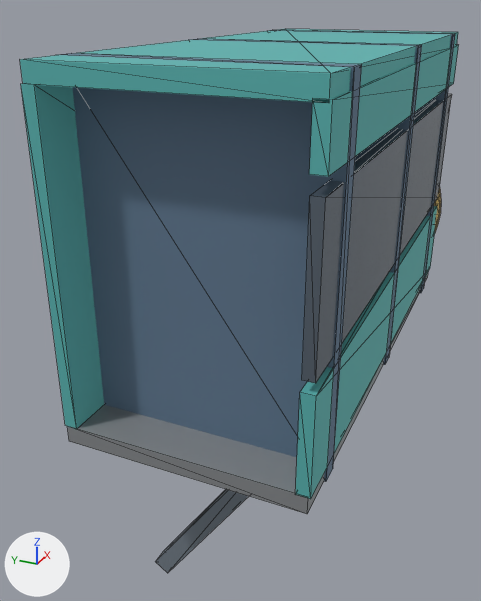
The glTF model assets/rocket/models/boarding-corridor.glb, before and after one commit.
The view is the same before and after, from a camera (50 mm lens) standing at (-1.89, -1.12, 1.78) and looking at (1.18, 0.26, 0.24). Lighting does not change. The marker at lower left points along +X, +Y and +Z. The picture after the commit comes second. Mesh edges are drawn as thin lines. Where no turn or scale is listed for an object, it has been applied to the vertices.

Names of what the first picture shows: 'Ceiling', 'Floor', 'Rib', 'Rib.001', 'Rib.002', 'Strut', 'WallBack', 'WallFrontGlass', 'WallFrontLow', 'WallFrontTop' and 1 more.
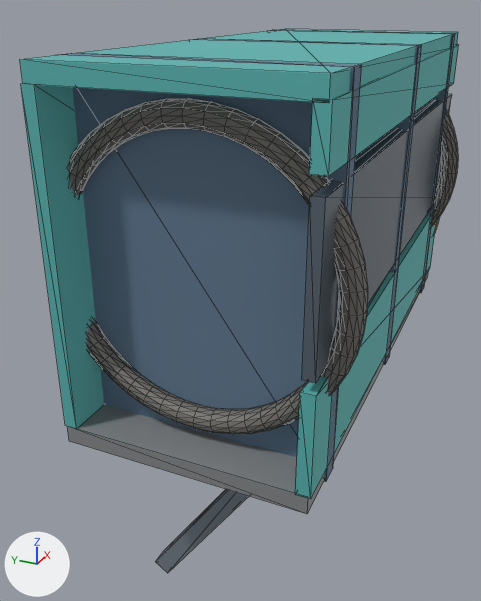
The change, as a list of edits to the scene's bpy script:
```text
Add mat_heat:
    mat_heat = principled_material('heat')
    mat_heat.base_color = (0.227, 0.216, 0.2)  # grey #83807c
    mat_heat.metallic = 0.4
    mat_heat.roughness = 0.7
Add me_torus_017:
    me_torus_017.from_pydata(...)  # a torus around x (ring radius 0.62, tube radius 0.05) spanning x -0.05..0.05, y -0.67..0.67, z -0.67..0.67
    me_torus_017.materials.append(mat_heat)  # grey #83807c
Add ob_bellows:
    ob_bellows = bpy.data.objects.new('Bellows', me_torus_017)
    ob_bellows.location = (2.37, 0.0, 0.79)
Add ob_bellows_001:
    ob_bellows_001 = bpy.data.objects.new('Bellows.001', me_torus_017.copy())
    ob_bellows_001.location = (0.18, 0.0, 0.79)
```

Pixel boxes [x1, y1, x2, y2] of what changed, in the pictures (481 x 601 px):
'Bellows.001', added: after [69, 99, 368, 434]
'Bellows', added: after [431, 110, 458, 226]
